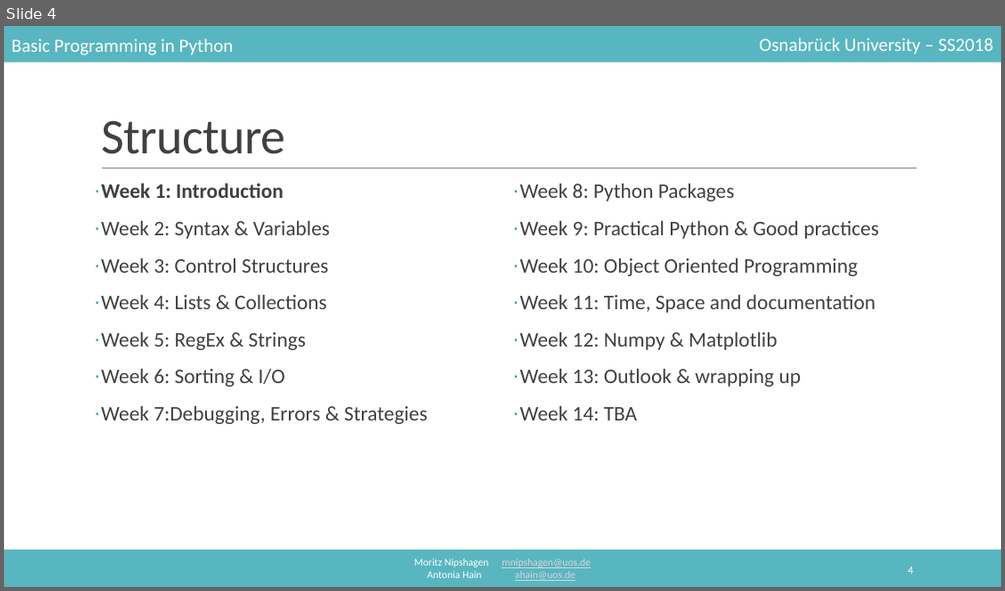
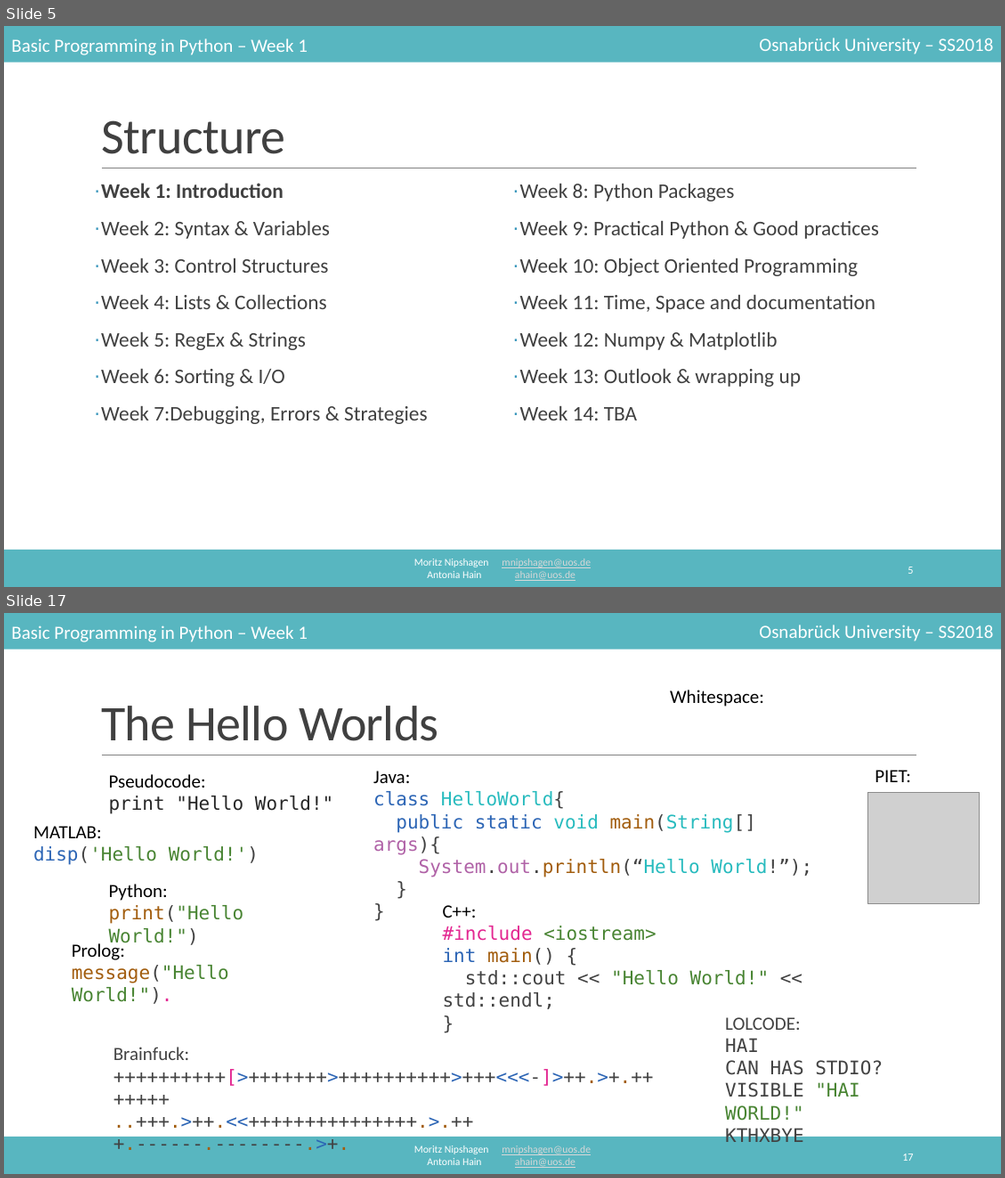
Before and after one commit to mnipshagen/monty, a slide deck: 2018/01/Hello_World.pptx. Shown one above the other, each under a label of ours: slide 4 before the commit, slides 5 and 17 after it; the slides between them are not shown. The pictures are 1005x591 and 1005x1178 pixels, drawn with LibreOffice and Linux fonts; fonts in the diff are those of the drawing; grey boxes stand for pictures. Boxes give left, top, right and bottom in pixels: in the first picture for what was removed or moved away, otherwise in the second. Text is boxed around its words. In the diff, an @@ line names an element or a change of style, - is before the commit and + after.

```diff
--- a/2018/01/Hello_World.pptx
+++ b/2018/01/Hello_World.pptx
@@ slide 17 added at bbox=[4, 613, 1001, 1174], background #FFFFFF; not listed: 6 template elements that a slide beside it also shows @@
@@ text added at bbox=[670, 690, 764, 706], 18 pt, text #000000 @@
+Whitespace:
@@ title added at bbox=[101, 706, 439, 741], 48 pt, text #404040 @@
+The Hello Worlds
@@ text added at bbox=[373, 771, 812, 877], 18 pt, text #27BBBE @@
+Java:
+class HelloWorld{
+public static void main(String[] args){
+System.out.println(“Hello World!”);
+}
+}
@@ text added at bbox=[874, 770, 911, 782], 18 pt, text #000000 @@
+PIET:
@@ text added at bbox=[109, 774, 333, 814], 18 pt, text #262626 @@
+Pseudocode:
+print "Hello World!"
@@ picture added at bbox=[867, 793, 979, 904] @@
@@ text added at bbox=[33, 826, 259, 865], 18 pt, text #488432 @@
+MATLAB:
+disp('Hello World!')
@@ text added at bbox=[109, 884, 244, 945], 18 pt, text #488432 @@
+Python:
+print("Hello World!")
@@ text added at bbox=[443, 905, 769, 1009], 18 pt, text #424242 @@
+C++:
+#include <iostream>
+int main() {
+std::cout << "Hello World!" << std::endl;
+}
@@ text added at bbox=[72, 941, 229, 1004], 18 pt, text #488432 @@
+Prolog:
+message("Hello World!").
@@ text added at bbox=[725, 1017, 882, 1142], 18 pt, text #424242 @@
+LOLCODE:
+HAI
+CAN HAS STDIO?
+VISIBLE "HAI WORLD!"
+KTHXBYE
@@ text added at bbox=[113, 1046, 190, 1060], 18 pt, text #424242 @@
+Brainfuck:
+++++++++++[>+++++++>++++++++++>+++<<<-]>++.>+.+++++++
+..+++.>++.<<+++++++++++++++.>.+++.------.--------.>+.
@@ page number added at bbox=[902, 1153, 913, 1160], 10.5 pt, text #FFFFFF @@
+17
@@ what was slide 4 is now slide 5 @@
@@ slide 5 changed as well @@
@@ text at bbox=[11, 38, 307, 55]: text changed @@
-Basic Programming in Python
+Basic Programming in Python – Week 1
@@ page number at bbox=[907, 566, 913, 573]: text changed @@
-4
+5
```
Also in this commit, not shown: 2 other slides changed, 16 other slides added, 13 other files.
